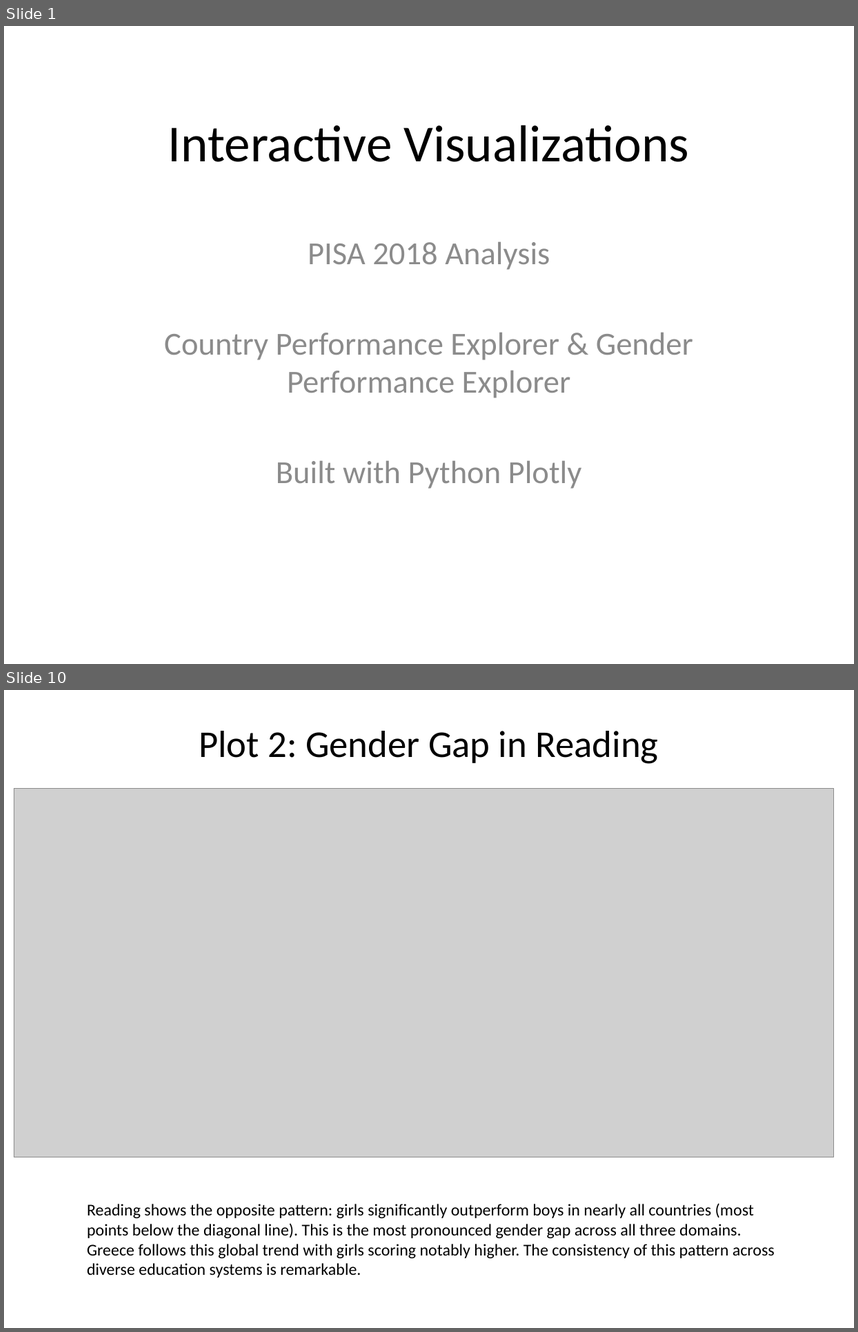
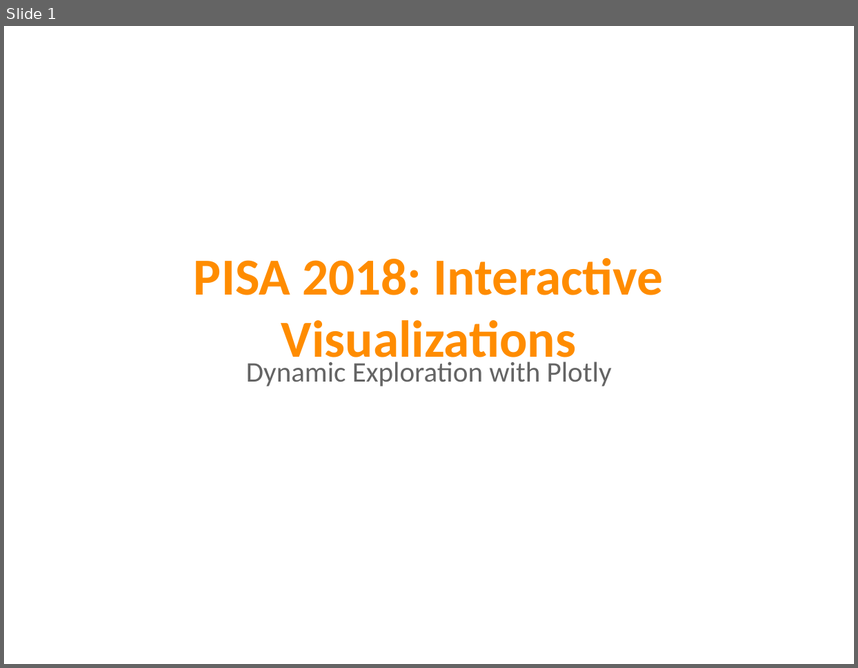
Before and after one commit to kitsakisGk/Masters_AUEB, a slide deck: Data_visualization/Assignment_1/PISA_2018_Interactive_Plots.pptx. Shown one above the other, each under a label of ours: slides 1 and 10 before the commit, slide 1 after it; the slides between them are not shown. The pictures are 858x1332 and 858x668 pixels, drawn with LibreOffice and Linux fonts; fonts in the diff are those of the drawing; grey boxes stand for pictures. Boxes give left, top, right and bottom in pixels: in the first picture for what was removed or moved away, otherwise in the second. Text is boxed around its words. In the diff, an @@ line names an element or a change of style, - is before the commit and + after.

Commit message:
Update Data Visualization Assignment 1: Replace with EDA notebook and reorganize plots

```diff
--- a/Data_visualization/Assignment_1/PISA_2018_Interactive_Plots.pptx
+++ b/Data_visualization/Assignment_1/PISA_2018_Interactive_Plots.pptx
@@ slide 10 removed at box(4, 690, 854, 1328), background #FFFFFF @@
@@ text removed at box(199, 731, 659, 764) @@
-Plot 2: Gender Gap in Reading
@@ picture removed at box(14, 788, 835, 1156) @@
@@ text removed at box(87, 1203, 775, 1277) @@
-Reading shows the opposite pattern: girls significantly outperform boys in nearly all countries (most points below the diagonal line). This is the most pronounced gender gap across all three domains. Greece follows this global trend with girls scoring notably higher. The consistency of this pattern across diverse education systems is remarkable.
@@ slide 1 changed as well @@
@@ text "PISA 2018: Interactive Visualizations" at box(194, 258, 663, 369): vertical alignment middle to top @@
@@ text at box(194, 258, 663, 369): text changed; text colour #000000 to #FF8C00; bold on @@
-Interactive Visualizations
+PISA 2018: Interactive Visualizations
@@ text at box(246, 361, 612, 386): text changed; size 27.2 to 24 pt; text colour #8C8C8C to #646464 @@
-PISA 2018 Analysis
-Country Performance Explorer & Gender Performance Explorer
-Built with Python Plotly
+Dynamic Exploration with Plotly
```
Also in this commit, not shown: 2 other slides changed, 4 slides added, 8 other slides removed, 37 other files.
